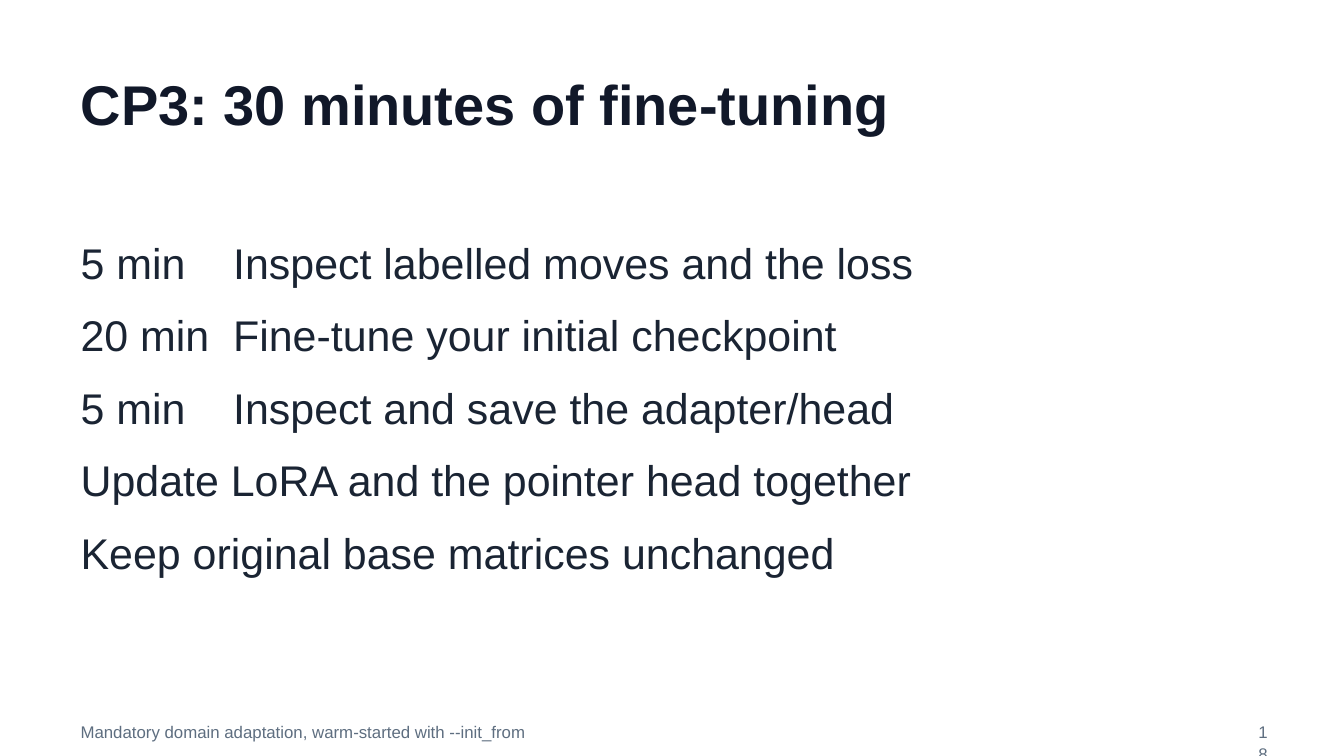
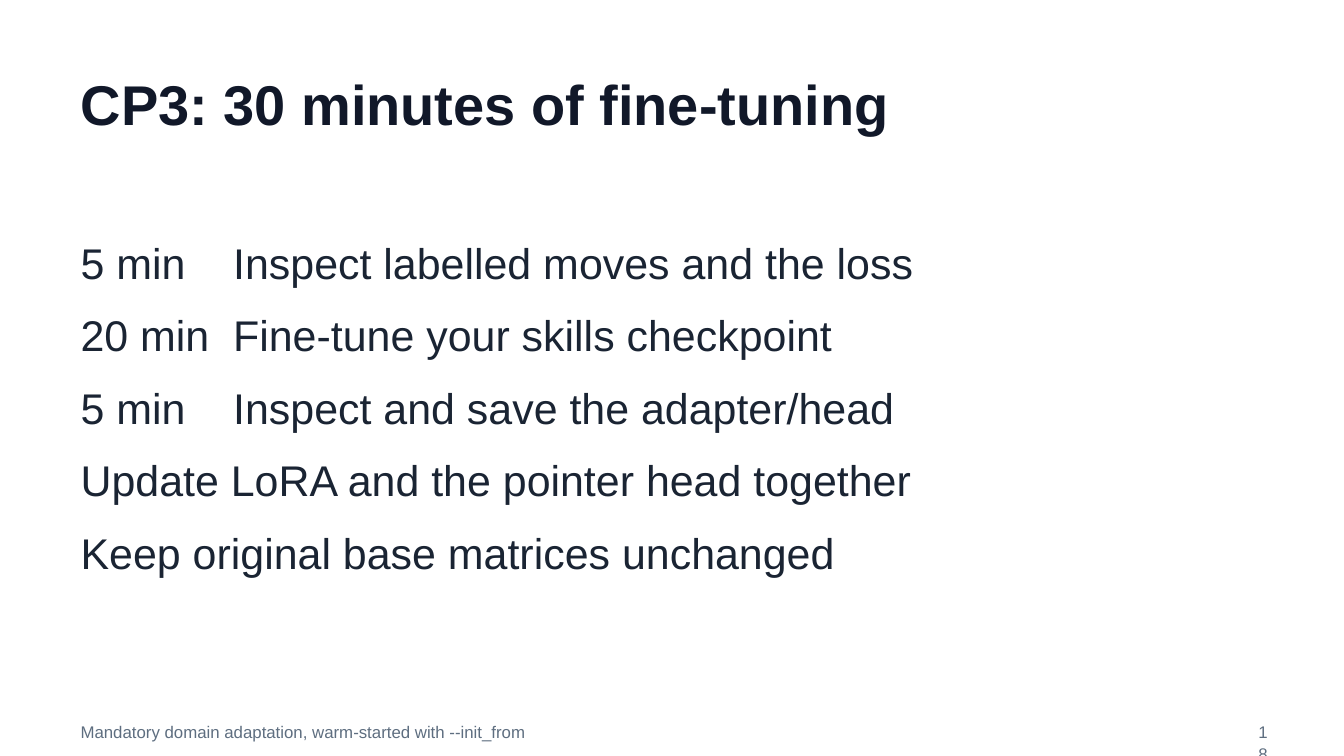
Before and after one commit to huixu11/QPlusLearning, a slide deck: slide 18 of labs/lab-01-kev-pacman/slides/pacman-lab.pptx. Drawn at 1344x756 pixels with LibreOffice and Linux fonts; fonts in the diff are those of the drawing. Boxes give left, top, right and bottom in pixels: in the first picture for what was removed or moved away, otherwise in the second. Text is boxed around its words. In the diff, an @@ line names an element or a change of style, - is before the commit and + after.

```diff
--- a/labs/lab-01-kev-pacman/slides/pacman-lab.pptx
+++ b/labs/lab-01-kev-pacman/slides/pacman-lab.pptx
@@ text at [81,320,832,360]: text changed @@
-20 min Fine-tune your initial checkpoint
+20 min Fine-tune your skills checkpoint
```
Also in this commit, not shown: 6 other slides changed, 1 slide added, 1 slide removed, 21 other files.
